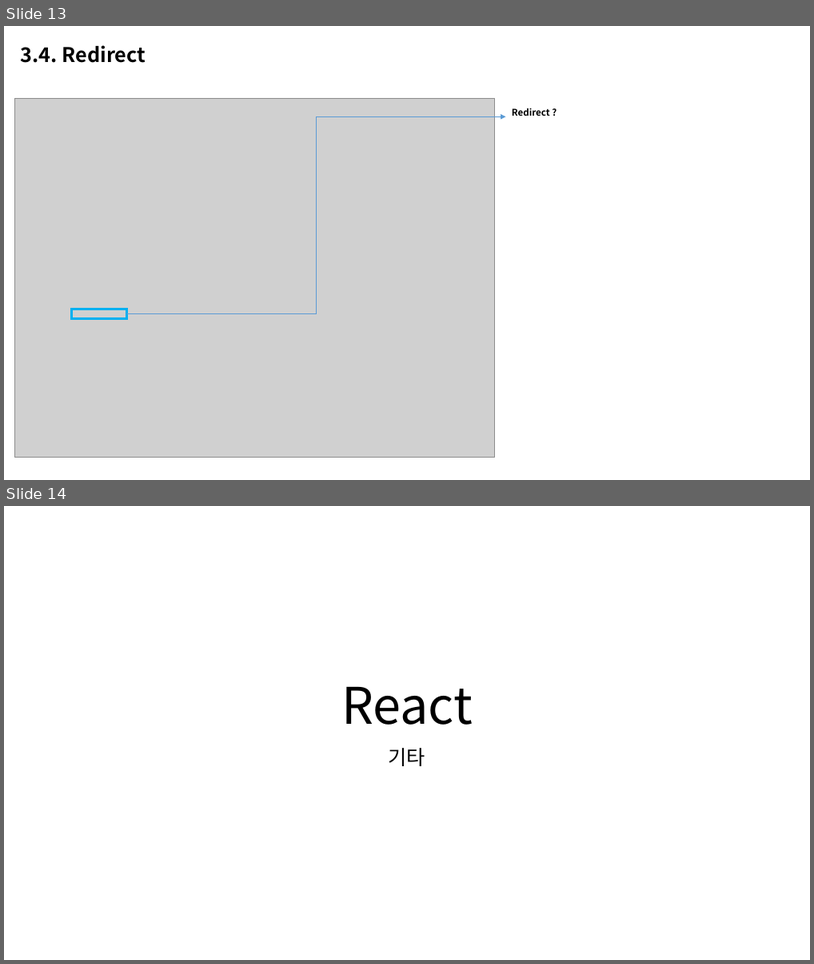
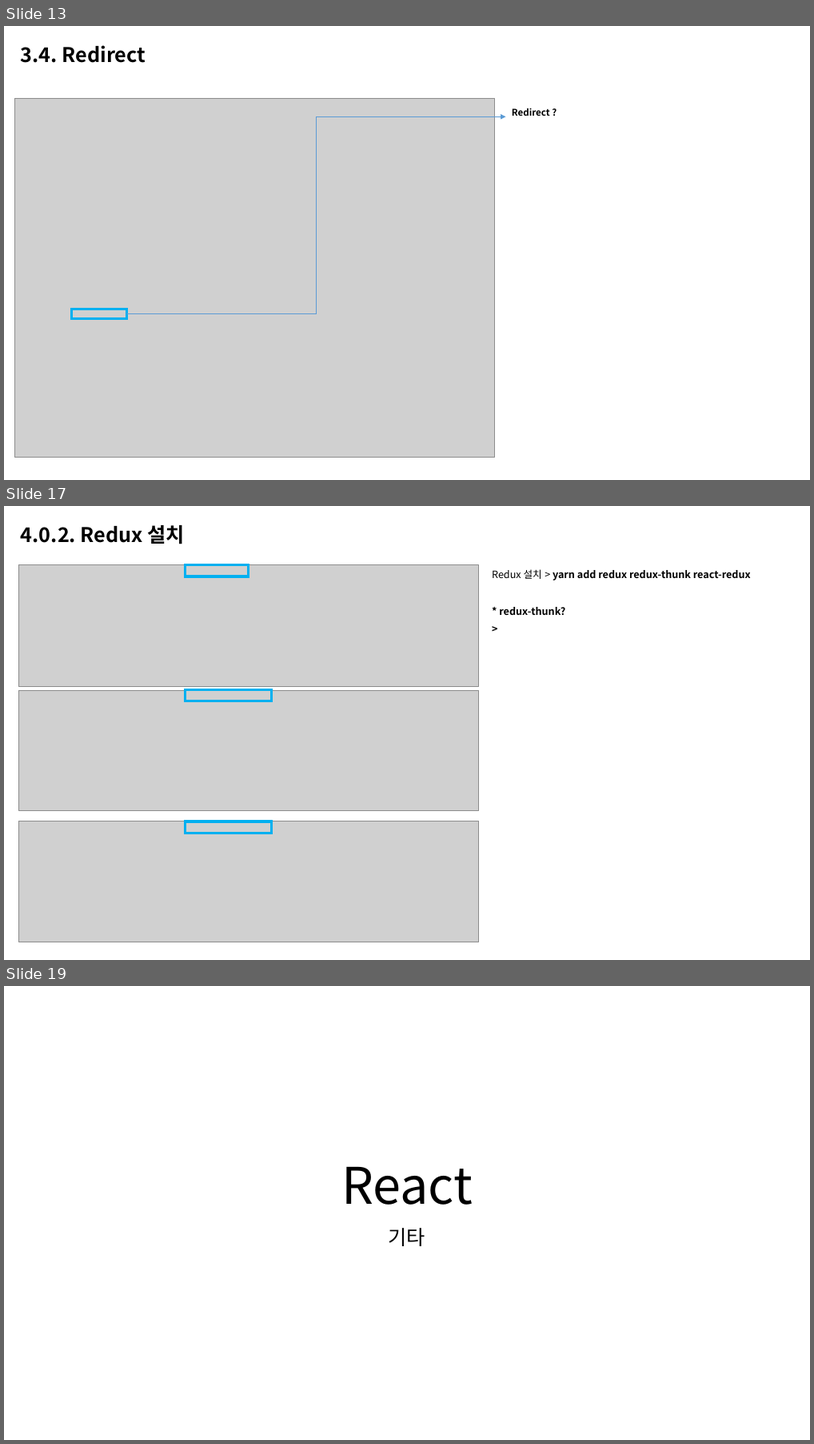
Before and after one commit to junni3h/insummnia, a slide deck: docs/리액트 정리.pptx. Shown one above the other, each under a label of ours: slides 13 and 14 before the commit, slides 13, 17 and 19 after it; the slides between them are not shown. The pictures are 814x964 and 814x1444 pixels, drawn with LibreOffice and Linux fonts; fonts in the diff are those of the drawing; grey boxes stand for pictures. Boxes give left, top, right and bottom in pixels: in the first picture for what was removed or moved away, otherwise in the second. Text is boxed around its words. In the diff, an @@ line names an element or a change of style, - is before the commit and + after.

Commit message:
2020-01-17 / 황세준 / React Pjt 추가 및 문서 수정

```diff
--- a/docs/리액트 정리.pptx
+++ b/docs/리액트 정리.pptx
@@ slide 17 added at [4, 506, 810, 960], background #FFFFFF @@
@@ text added at [21, 525, 185, 544], 24 pt, text #000000, bold @@
+4.0.2. Redux 설치
@@ picture added at [18, 564, 478, 686] @@
@@ rectangle added at [186, 565, 249, 576], outline #00B0F0 3 pt @@
@@ text added at [492, 569, 751, 615], 12 pt, text #000000, bold @@
+Redux 설치 > yarn add redux redux-thunk react-redux
+* redux-thunk?
+>
@@ picture added at [18, 691, 479, 811] @@
@@ rectangle added at [186, 690, 272, 701], outline #00B0F0 3 pt @@
@@ picture added at [18, 821, 479, 942] @@
@@ rectangle added at [186, 821, 272, 833], outline #00B0F0 3 pt @@
@@ what was slide 14 is now slide 19 @@
```
Also in this commit, not shown: 4 other slides added.
